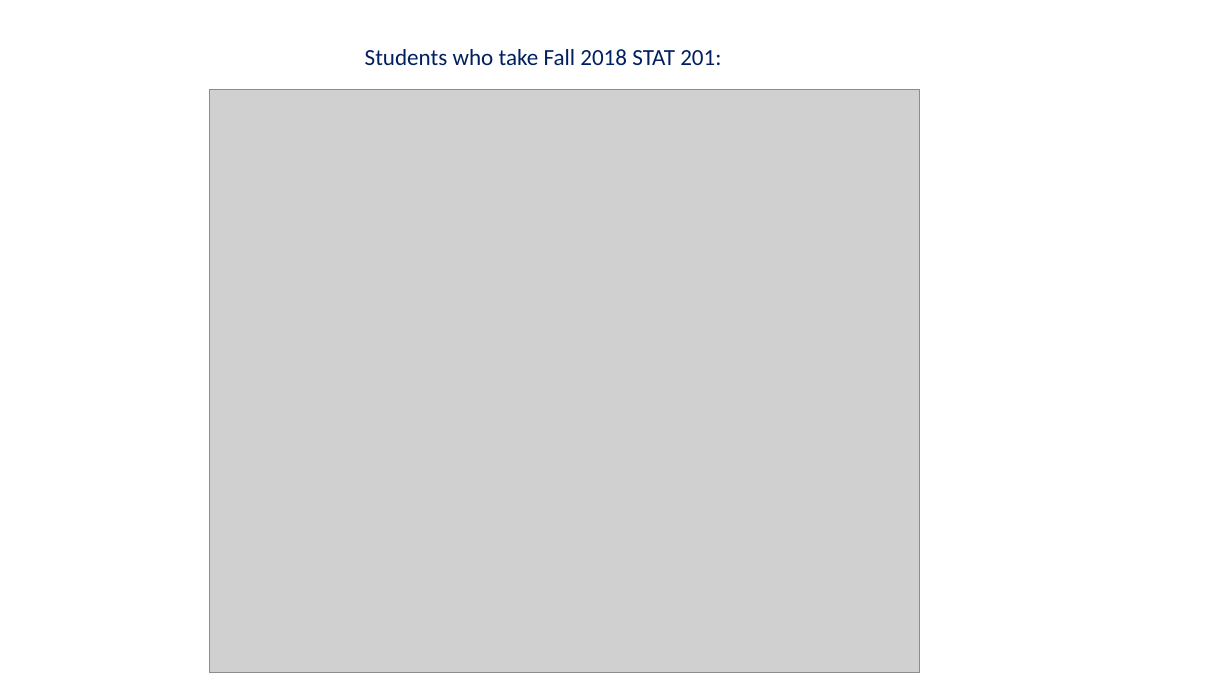
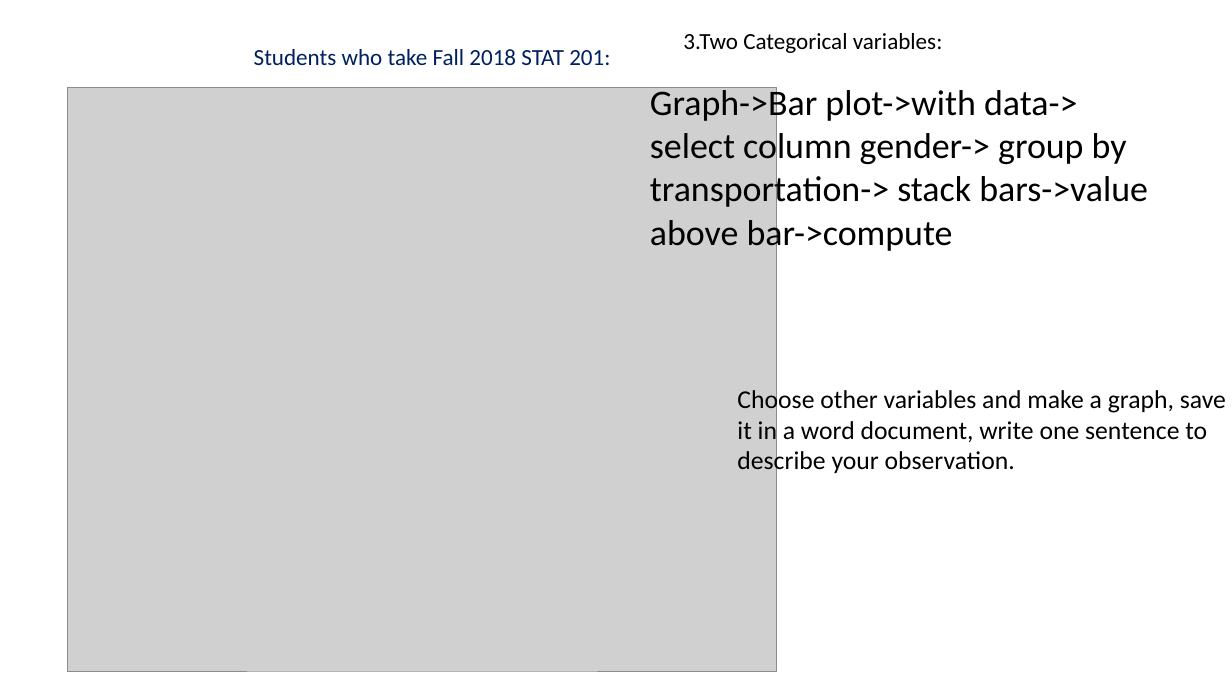
Before and after one commit to Shanlearning/Stat-201-teaching, a slide deck: slide 9 of Lab2/Lab 2.pptx (slide 8 before the commit). Drawn at 1232x693 pixels with LibreOffice and Linux fonts; fonts in the diff are those of the drawing; grey boxes stand for pictures. Boxes give left, top, right and bottom in pixels: in the first picture for what was removed or moved away, otherwise in the second. Text is boxed around its words. In the diff, an @@ line names an element or a change of style, - is before the commit and + after.

```diff
--- a/Lab2/Lab 2.pptx
+++ b/Lab2/Lab 2.pptx
@@ text "Students who take Fall 2018 ...": place and size @@
-text "Students who take Fall 2018 ..." at <box>365,49,721,65</box>
+text "Students who take Fall 2018 ..." at <box>254,49,610,65</box>
@@ text added at <box>683,33,943,53</box>, 18 pt, text #000000 @@
+3.Two Categorical variables:
@@ picture: place and size @@
-picture at <box>210,90,920,673</box>
+picture at <box>67,88,777,671</box>
@@ text added at <box>650,85,1148,254</box>, 28 pt, text #000000 @@
+    Graph->Bar plot->with data-> select column gender-> group by transportation-> stack bars->value above bar->compute
@@ text added at <box>737,387,1226,476</box>, 20 pt, text #000000 @@
+    Choose other variables and make a graph, save it in a word document, write one sentence to describe your observation.
```
Also in this commit, not shown: 4 other slides changed.
